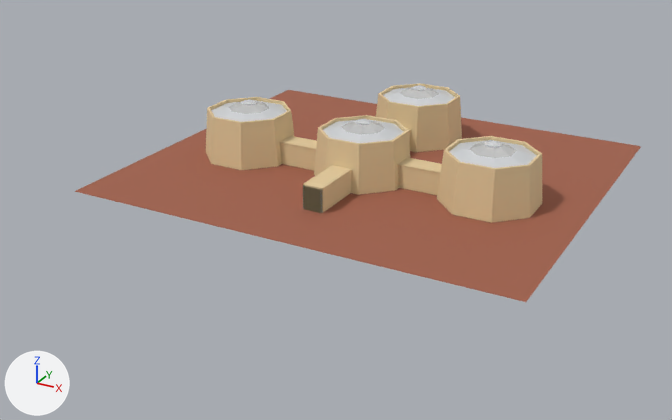
One commit to the glTF model viewer/assets/models/sala.glb: the scene before it, then after it.
The view is the same before and after, from a camera (50 mm lens) standing at (56.2, -110.1, 48.8) and looking at (-1.6, -4.9, -3.8). Lighting does not change. The marker at lower left points along +X, +Y and +Z. The first picture is the older version. Where no turn or scale is listed for an object, it has been applied to the vertices. Vertices at exactly the same position are counted once.

In view in the first picture: 'ARQ_Cubierta_facetada', 'ARQ_Estuco_crema', 'ARQ_Ladrillo_plaza', 'ARQ_Tragaluz_translucido'.
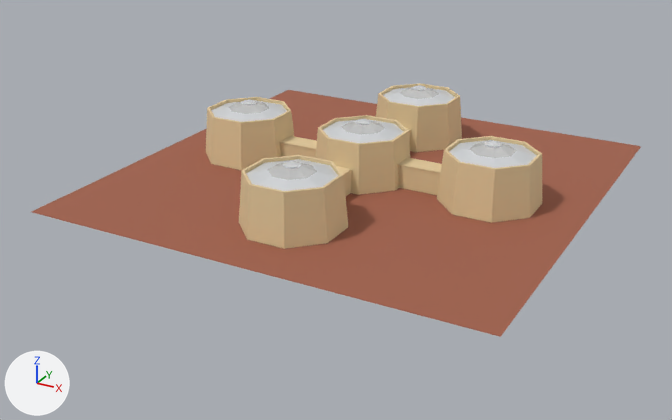
Where the change shows, as pixel boxes [x1, y1, x2, y2] in the pictures (672 x 420 px):
'ARQ_Ladrillo_plaza', reshaped (8% wider, 16% taller): before [75, 90, 641, 302]; after [32, 90, 641, 337]
'ARQ_Estuco_crema', reshaped (18% taller): before [206, 83, 542, 223]; after [206, 83, 542, 249]
part 1 of me_arq_cubierta_facetada, added: after [246, 159, 338, 191]
part 2 of me_arq_estuco_crema, added (beige): after [239, 155, 348, 249]
part 3 of me_arq_estuco_crema, deleted (beige): before [303, 186, 323, 213]
part 4 of me_arq_tragaluz_translucido, added: after [284, 161, 301, 167]
part 5 of me_arq_tragaluz_translucido, added: after [268, 163, 317, 180]

What changed in the scene script:
```text
Change me_arq_cubierta_facetada:
    used by ob_arq_cubierta_facetada; location = (0.0, 0.0, 0.0)
    remove me_arq_cubierta_facetada.from_pydata(...)  # 192 vertices, 344 faces; spans x -24.5..24.5, y -5.5..24.5, z 6.6..8.1
    add me_arq_cubierta_facetada.from_pydata(...)  # 240 vertices, 430 faces; spans x -24.5..24.5, y -24.5..24.5, z 6.6..8.1
    me_arq_cubierta_facetada part 1: the loose piece of 32 vertices spanning x -5.5..5.5, y 13.5..24.5, z 6.6..7.2 is copied, and the copy is turned 180 degrees about the z axis through the mesh origin; it spans x -5.5..5.5, y -24.5..-13.5, z 6.6..7.2
    other edits to the shape of me_arq_cubierta_facetada do not show in these pictures
Change me_arq_estuco_crema:
    used by ob_arq_estuco_crema; location = (0.0, 0.0, 0.0)
    remove me_arq_estuco_crema.from_pydata(...)  # 288 vertices, 524 faces; spans x -25.5..25.5, y -14.2..25.5, z 0.0..7.0
    add me_arq_estuco_crema.from_pydata(...)  # 320 vertices, 592 faces; spans x -25.5..25.5, y -25.5..25.5, z 0.0..7.0
    me_arq_estuco_crema part 2: the loose piece of 40 vertices spanning x -6.4..6.4, y 12.6..25.5, z 0.0..7.0 is copied, and the copy is turned 180 degrees about the z axis through the mesh origin; it spans x -6.5..6.5, y -25.5..-12.6, z 0.0..7.0
    me_arq_estuco_crema part 3: the loose piece of 8 vertices spanning x -1.4..1.4, y -14.2..-14.0, z 0.0..3.2 is deleted
    other edits to the shape of me_arq_estuco_crema do not show in these pictures
Change me_arq_tragaluz_translucido:
    used by ob_arq_tragaluz_translucido; location = (0.0, 0.0, 0.0)
    remove me_arq_tragaluz_translucido.from_pydata(...)  # 128 vertices, 152 faces; spans x -21.8..21.8, y -2.8..21.8, z 7.2..8.4
    add me_arq_tragaluz_translucido.from_pydata(...)  # 160 vertices, 190 faces; spans x -21.8..21.8, y -21.8..21.8, z 7.2..8.4
    me_arq_tragaluz_translucido part 4: the loose piece of 16 vertices spanning x -1.0..1.0, y 18.0..20.0, z 8.1..8.4 is copied, and the copy is turned 180 degrees about the z axis through the mesh origin; it spans x -1.0..1.0, y -20.0..-18.0, z 8.1..8.4
    me_arq_tragaluz_translucido part 5: the loose piece of 16 vertices spanning x -2.8..2.8, y 16.2..21.8, z 7.2..7.9 is copied, and the copy is turned 180 degrees about the z axis through the mesh origin; it spans x -2.8..2.8, y -21.8..-16.2, z 7.2..7.9
Change me_arq_ladrillo_plaza:
    used by ob_arq_ladrillo_plaza; location = (0.0, 4.0, 0.0)
    remove me_arq_ladrillo_plaza.from_pydata(...)  # 4 vertices, 2 faces; spans x -32.0..32.0, y -28.0..28.0, z -0.1
    add me_arq_ladrillo_plaza.from_pydata(...)  # 4 vertices, 2 faces; spans x -32.0..32.0, y -36.0..28.0, z -0.1
    me_arq_ladrillo_plaza part 6
    me_arq_ladrillo_plaza.vertices[0].co: (-32.0, -28.0, -0.1) -> (-32.0, -36.0, -0.1)  # pixel (74, 191) -> pixel (30, 212)
    me_arq_ladrillo_plaza.vertices[1].co: (32.0, -28.0, -0.1) -> (32.0, -36.0, -0.1)  # pixel (526, 302) -> pixel (500, 336)
```
